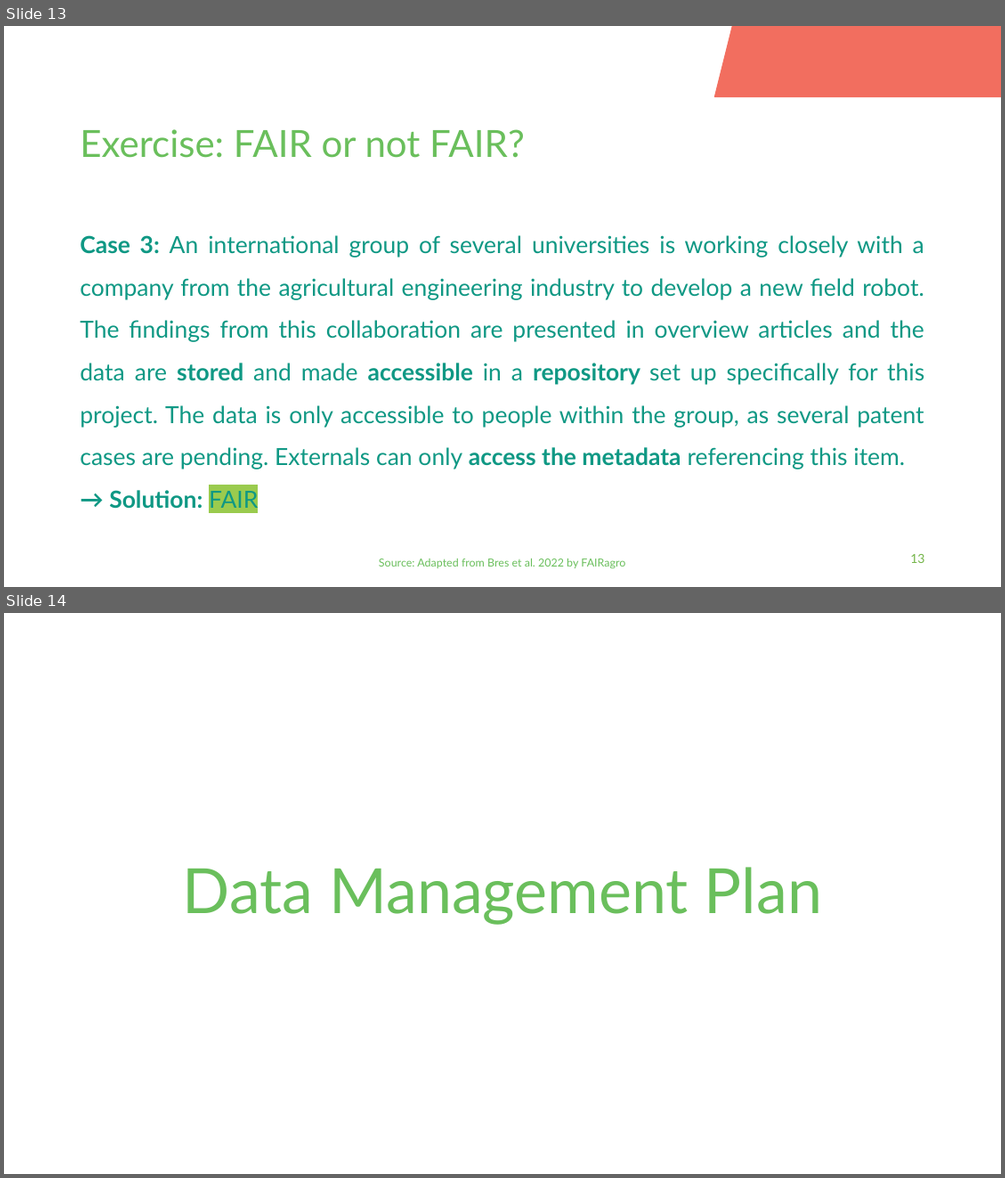
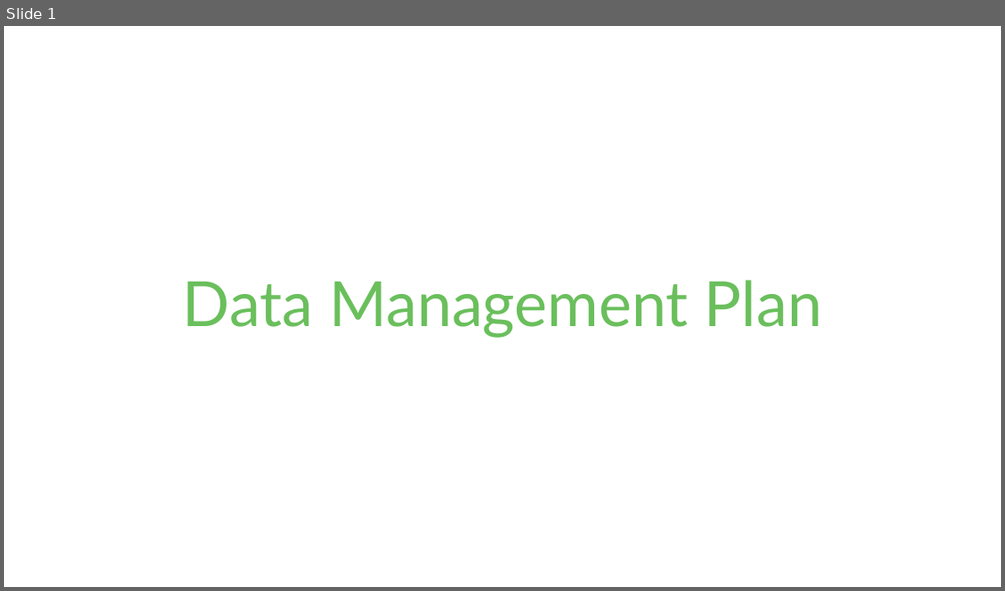
Before and after one commit to fairagro/FAIRagro_Modular-RDM-Training-Material, a slide deck: FAIRagro_Trainings_planned/2026-11_YSM_JKI/20261116-07-Plan-20min-Bosse.odp. Shown one above the other, each under a label of ours: slides 13 and 14 before the commit, slide 1 after it. The pictures are 1005x1178 and 1005x591 pixels, drawn with LibreOffice and Linux fonts; fonts in the diff are those of the drawing; background and template pictures are left out. Boxes give left, top, right and bottom in pixels: in the first picture for what was removed or moved away, otherwise in the second. Text is boxed around its words. In the diff, an @@ line names an element or a change of style, - is before the commit and + after.

```diff
--- a/FAIRagro_Trainings_planned/2026-11_YSM_JKI/20261116-07-Plan-20min-Bosse.odp
+++ b/FAIRagro_Trainings_planned/2026-11_YSM_JKI/20261116-07-Plan-20min-Bosse.odp
@@ slide 13 removed at (x1=4, y1=26, x2=1001, y2=587), background #FFFFFF @@
@@ parallelogram removed at (x1=715, y1=26, x2=1001, y2=97) @@
@@ title removed at (x1=80, y1=129, x2=525, y2=158) @@
-Exercise: FAIR or not FAIR?
@@ text removed at (x1=80, y1=235, x2=924, y2=508) @@
-Case 3: An international group of several universities is working closely with a company from the agricultural engineering industry to develop a new field robot. The findings from this collaboration are presented in overview articles and the data are stored and made accessible in a repository set up specifically for this project. The data is only accessible to people within the group, as several patent cases are pending. Externals can only access the metadata referencing this item.
-→ Solution: FAIR
@@ text removed at (x1=379, y1=558, x2=625, y2=568) @@
-Source: Adapted from Bres et al. 2022 by FAIRagro
@@ page number removed at (x1=910, y1=554, x2=924, y2=563) @@
-13
@@ what was slide 14 is now slide 1 @@
```
Also in this commit, not shown: 2 slides changed, 17 other slides removed, 28 other files.
